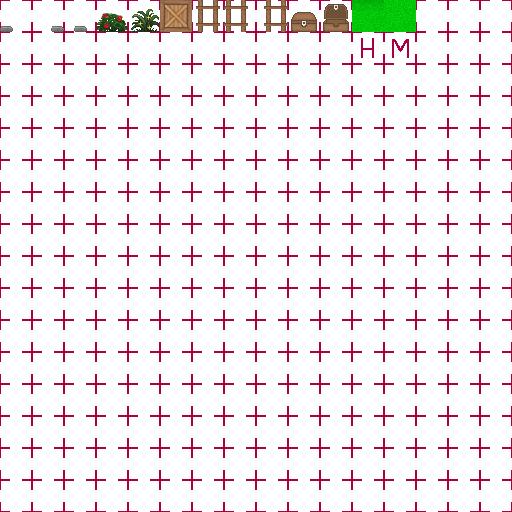
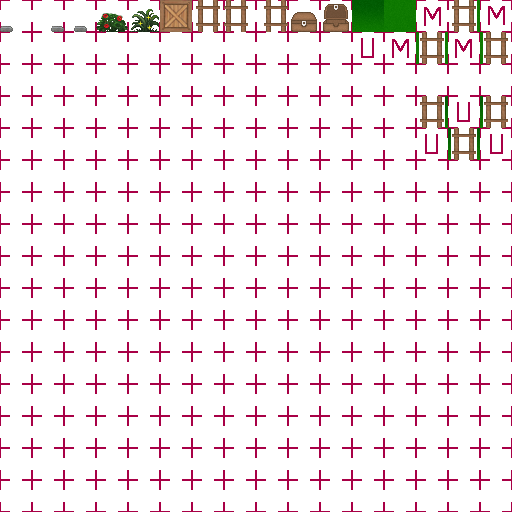
Layer changes from the first 512x512 image to the second:
removed group "Herbe" (1st of 2) (2 layers) over (352, 0, 416, 32)
removed layer "Herbe" (2nd of 2, in "Herbe") from group "Herbe" over (384, 0, 416, 32)
removed layer "Herbe haut" from group "Herbe" over (352, 0, 384, 32)
added group "Herbes" with 8 layers above "Coffres" over (352, 0, 508, 160)
added layer "Herbe up + echelle gauche" in group "Herbes" over (420, 96, 448, 128)
added layer "Herbe up + echelle droite" in group "Herbes" over (480, 96, 508, 128)
added layer "Herbe up + echelle middle" in group "Herbes" over (448, 128, 480, 160)
added layer "Herbe + echelle droite" in group "Herbes" over (452, 0, 480, 32)
added layer "Herbe + echelle middle gauche" in group "Herbes" over (480, 32, 508, 64)
added layer "Herbe + echelle middle" in group "Herbes" over (416, 32, 448, 64)
added layer "Herbe middle" in group "Herbes" over (384, 0, 416, 32)
added layer "Herbe up" in group "Herbes" over (352, 0, 384, 32)
painted on "Indiquations" over (363, 6, 505, 154)
